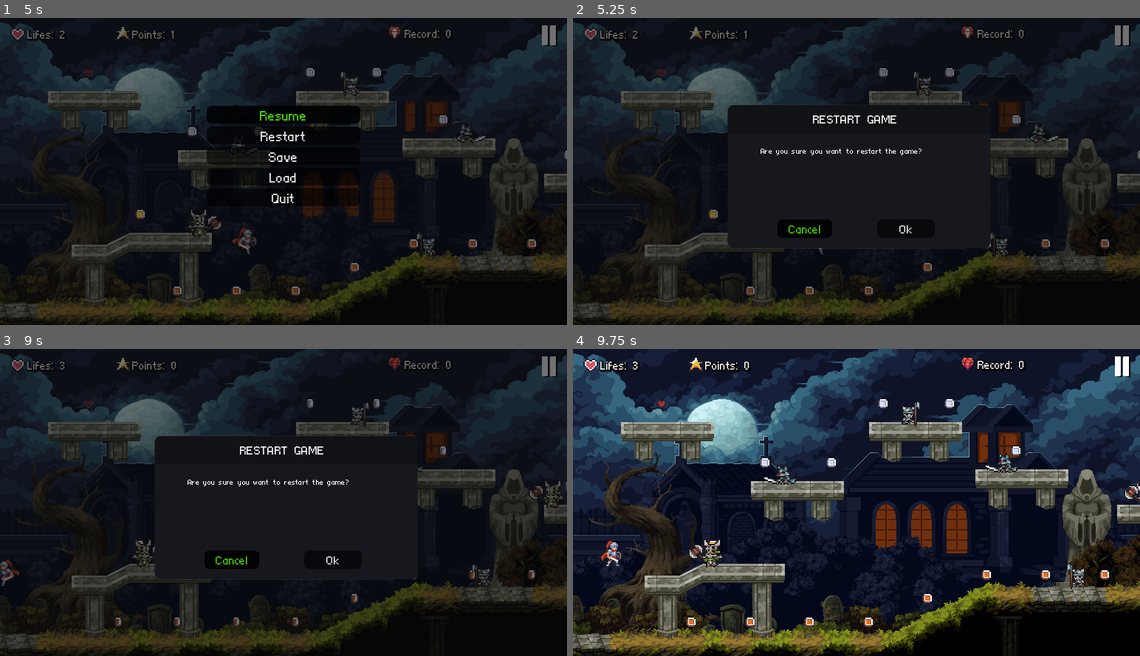
Above: before the commit, frames 1-4 (two rows, left to right).
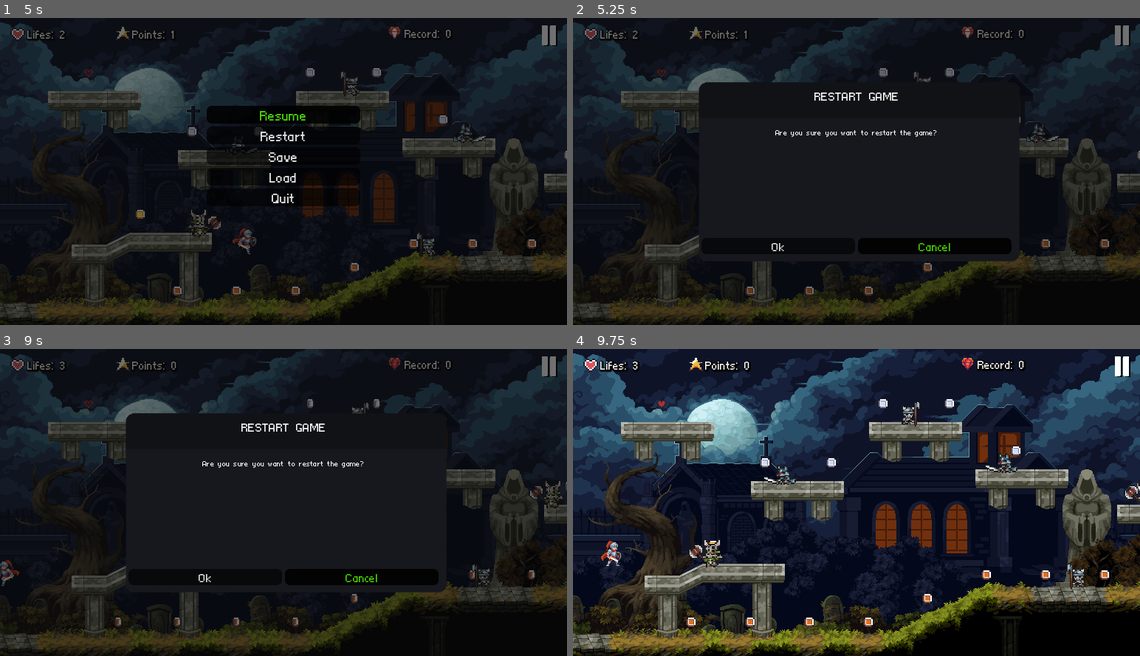
Above: after the commit, the same moments.

Repository: Wes-Silva2003/Knight_Pixel2D_game
Game: Godot game, scene res://scenes/menu.tscn
Two runs of this game, one before a commit and one after it. Both use one fixed random seed, a clock stepped at 60 frames per second and the inputs below. Sound files missing from this copy of the repository are replaced by a short silence.
Inputs (mouse positions are in pixels of both pictures, inside the frame that each line leads up to):
- Up to frame 1 (5 s): click "NEW GAME" at 0.5 s; move the mouse to (408, 156) at 1.27 s; hold D (right) 1.28-2.78 s; tap W (jump) at 1.52, 2.27, 3.77, 4.52 s; move the mouse to (170, 186) at 2.02 s; move the mouse to (340, 103) at 2.77 s; hold A (left) 2.78-3.53 s; move the mouse to (255, 232) at 3.52 s; hold D (right) from 3.53 s (still down); move the mouse to (453, 217) at 4.27 s; tap P (pause) at 4.9 s
- Up to frame 2 (5.25 s): release D (right) at 5 s; click "Restart" at 5 s
- Up to frame 3 (9 s): click "Cancel" at 5.75 s; click "Restart" at 6.5 s; click "Ok" at 7.25 s; move the mouse to (113, 456) at 8.02 s; hold A (left) 8.03-8.75 s; tap W (jump) at 8.27 s; tap Escape (ui_cancel) at 8.65 s; click "Restart" at 8.75 s
- Up to frame 4 (9.75 s): click "Ok" at 9.5 s

Frame 1 is identical in both runs. In frame 2, 5.7% of the frame differs, in the area x 22-79%, y 20-80%; in frame 3, 5.7%; in frame 4, nothing differs.

Commit message:
menu pause

Diff:
--- a/scenes/pause.tscn
+++ b/scenes/pause.tscn
@@ -19,6 +19,7 @@
 color = Color(0.043137256, 0.043137256, 0.043137256, 0.58431375)
 
 [node name="menu_holder" type="VBoxContainer" parent="." unique_id=1164833821]
+visible = false
 anchors_preset = 8
 anchor_left = 0.5
 anchor_top = 0.5
@@ -72,60 +73,62 @@
 stream = ExtResource("4_e0jm0")
 volume_db = 5.0
 
-[node name="warning_screen" type="Control" parent="." unique_id=1997735622]
-visible = false
-layout_mode = 3
-anchors_preset = 0
-offset_right = 40.0
-offset_bottom = 40.0
+[node name="warning_screen" type="MarginContainer" parent="." unique_id=1904773968]
+anchors_preset = 15
+anchor_right = 1.0
+anchor_bottom = 1.0
+grow_horizontal = 2
+grow_vertical = 2
 
-[node name="Sprite2D" type="Sprite2D" parent="warning_screen" unique_id=810754679]
-position = Vector2(201, 112)
-scale = Vector2(0.60661155, 0.49757278)
+[node name="Sprite2D" type="TextureRect" parent="warning_screen" unique_id=1464140682]
+custom_minimum_size = Vector2(448, 256)
+layout_mode = 2
+size_flags_horizontal = 4
+size_flags_vertical = 4
 texture = ExtResource("5_jn4bt")
-centered = false
+expand_mode = 1
 
-[node name="warning" type="Control" parent="warning_screen" unique_id=1855020392]
-anchors_preset = 0
-offset_right = 40.0
-offset_bottom = 40.0
+[node name="VBoxContainer" type="VBoxContainer" parent="warning_screen" unique_id=1627328503]
+custom_minimum_size = Vector2(420, 225)
+layout_mode = 2
+size_flags_horizontal = 4
+size_flags_vertical = 4
 
-[node name="title" type="Label" parent="warning_screen/warning" unique_id=987199811]
-layout_mode = 0
-offset_left = 325.0
-offset_top = 126.0
-offset_right = 482.0
-offset_bottom = 149.0
+[node name="title" type="Label" parent="warning_screen/VBoxContainer" unique_id=987199811]
+unique_name_in_owner = true
+custom_minimum_size = Vector2(0, 48)
+layout_mode = 2
 theme_override_fonts/font = ExtResource("2_5a6ek")
 theme_override_font_sizes/font_size = 25
 text = "title"
+horizontal_alignment = 1
 
-[node name="message" type="Label" parent="warning_screen/warning" unique_id=1295601249]
-layout_mode = 0
-offset_left = 254.0
-offset_top = 172.0
-offset_right = 517.0
-offset_bottom = 253.0
+[node name="message" type="Label" parent="warning_screen/VBoxContainer" unique_id=1295601249]
+unique_name_in_owner = true
+layout_mode = 2
+size_flags_vertical = 3
 theme_override_fonts/font = ExtResource("2_5a6ek")
 theme_override_font_sizes/font_size = 17
 text = "message"
+horizontal_alignment = 1
 
-[node name="ok" type="Button" parent="warning_screen/warning" unique_id=1650081770]
-layout_mode = 0
-offset_left = 412.0
-offset_top = 273.0
-offset_right = 490.0
-offset_bottom = 298.0
+[node name="HBoxContainer" type="HBoxContainer" parent="warning_screen/VBoxContainer" unique_id=1789651759]
+layout_mode = 2
+
+[node name="ok" type="Button" parent="warning_screen/VBoxContainer/HBoxContainer" unique_id=1650081770]
+unique_name_in_owner = true
+layout_mode = 2
+size_flags_horizontal = 3
+size_flags_vertical = 8
 theme = ExtResource("2_r1fnm")
 theme_override_font_sizes/font_size = 26
 text = "Ok"
 
-[node name="cancel" type="Button" parent="warning_screen/warning" unique_id=487249448]
-layout_mode = 0
-offset_left = 277.0
-offset_top = 273.0
-offset_right = 351.0
-offset_bottom = 298.0
+[node name="cancel" type="Button" parent="warning_screen/VBoxContainer/HBoxContainer" unique_id=487249448]
+unique_name_in_owner = true
+layout_mode = 2
+size_flags_horizontal = 3
+size_flags_vertical = 8
 theme = ExtResource("2_r1fnm")
 theme_override_font_sizes/font_size = 26
 text = "Cancel"
--- a/scripts/pause.gd
+++ b/scripts/pause.gd
@@ -9,10 +9,10 @@
 @onready var loading: Button = $menu_holder/load
 @onready var quit: Button = $menu_holder/quit
 @onready var warning_screen: Control = $warning_screen
-@onready var title: Label = $warning_screen/warning/title
-@onready var message: Label = $warning_screen/warning/message
-@onready var ok_btn: Button = $warning_screen/warning/ok
-@onready var cancel_btn: Button = $warning_screen/warning/cancel
+@onready var title: Label = %title
+@onready var message: Label = %message
+@onready var ok_btn: Button = %ok
+@onready var cancel_btn: Button = %cancel
 @onready var pop_click: AudioStreamPlayer = $pop_click
 
 func _ready() -> void:
